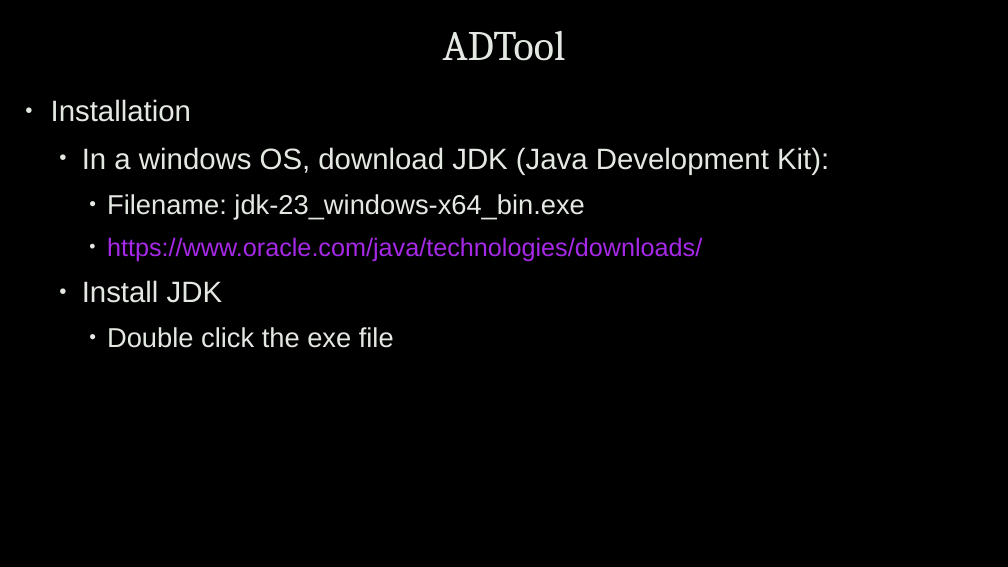
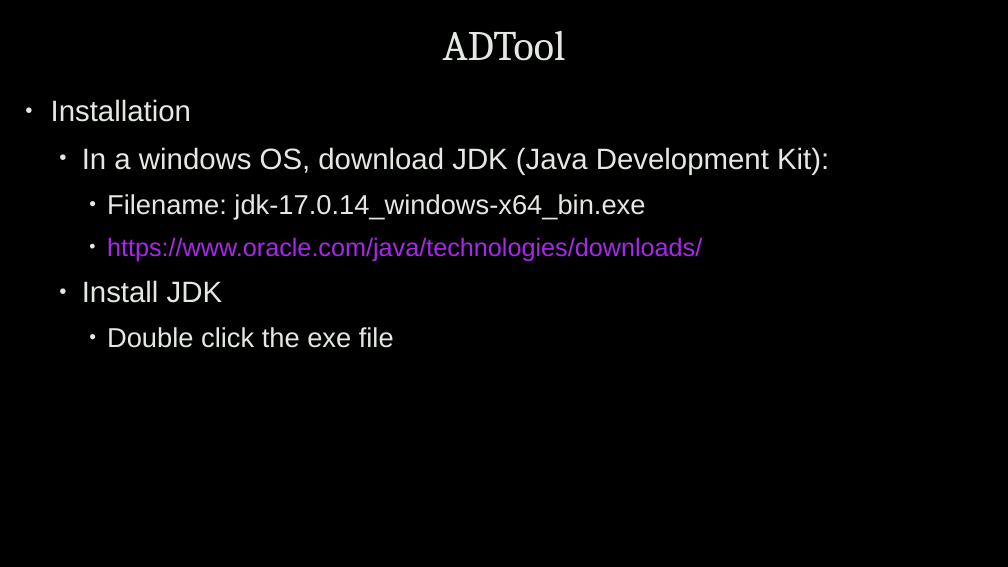
Before and after one commit to uwacyber/cits1003, a slide deck: slide 4 of cits1003-lecture_slides/CITS1003-7 Incidents-exercises.pptx. Drawn at 1008x567 pixels with LibreOffice and Linux fonts; fonts in the diff are those of the drawing; background and template pictures are left out. Boxes give left, top, right and bottom in pixels: in the first picture for what was removed or moved away, otherwise in the second. Text is boxed around its words. In the diff, an @@ line names an element or a change of style, - is before the commit and + after.

```diff
--- a/cits1003-lecture_slides/CITS1003-7 Incidents-exercises.pptx
+++ b/cits1003-lecture_slides/CITS1003-7 Incidents-exercises.pptx
@@ text at [107, 194, 645, 219]: text changed @@
-    • Filename: jdk-23_windows-x64_bin.exe
+    • Filename: jdk-17.0.14_windows-x64_bin.exe
```
Also in this commit, not shown: 9 other slides changed, 2 slides added, 7 slides removed.
